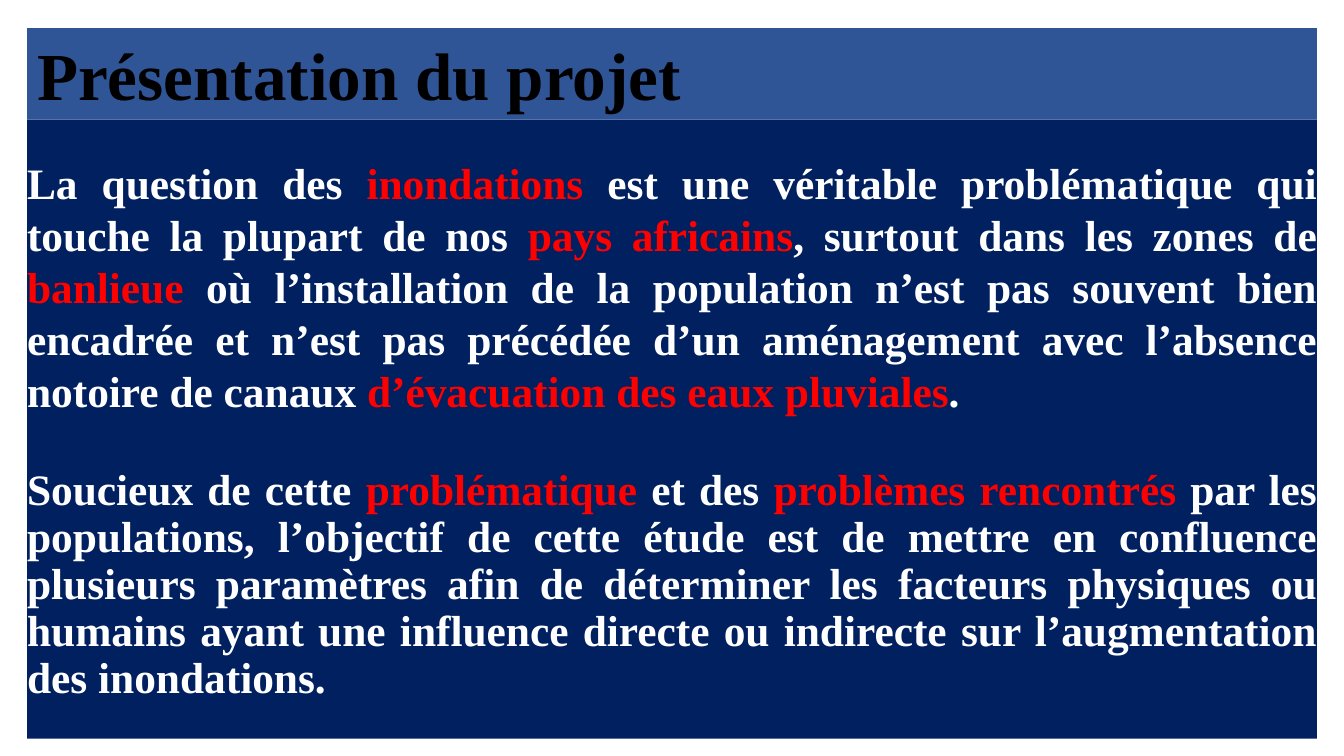
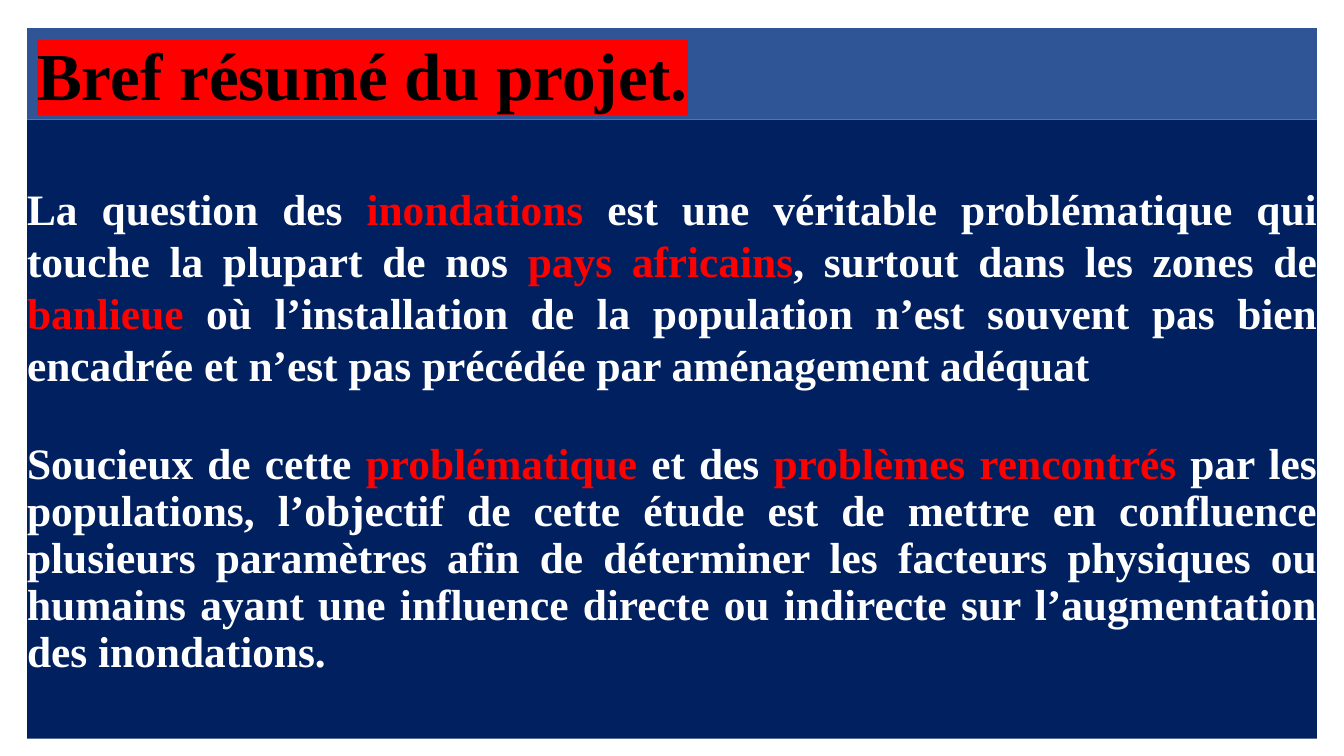
Before and after one commit to Mame1808/myrepo, a slide deck: slide 2 of Presentation_du_projet.pptx. Drawn at 1344x756 pixels with LibreOffice and Linux fonts; fonts in the diff are those of the drawing; background and template pictures are left out. Boxes give left, top, right and bottom in pixels: in the first picture for what was removed or moved away, otherwise in the second. Text is boxed around its words. In the diff, an @@ line names an element or a change of style, - is before the commit and + after.

```diff
--- a/Presentation_du_projet.pptx
+++ b/Presentation_du_projet.pptx
@@ text in rectangle at (37,52,687,112): text changed @@
-Présentation du projet
+Bref résumé du projet.
@@ text in rectangle at (27,195,1317,390): text changed @@
-La question des inondations est une véritable problématique qui touche la plupart de nos pays africains, surtout dans les zones de banlieue où l’installation de la population n’est pas souvent bien encadrée et n’est pas précédée d’un aménagement avec l’absence notoire de canaux d’évacuation des eaux pluviales.
+La question des inondations est une véritable problématique qui touche la plupart de nos pays africains, surtout dans les zones de banlieue où l’installation de la population n’est souvent pas bien encadrée et n’est pas précédée par aménagement adéquat
```
Also in this commit, not shown: 8 other slides changed, 1 slide added, 1 other file.
